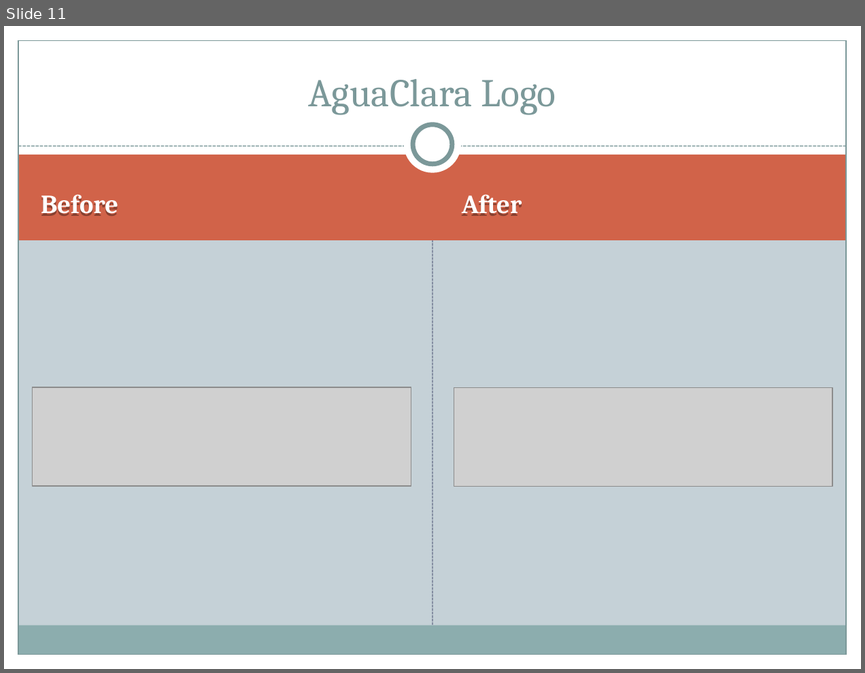
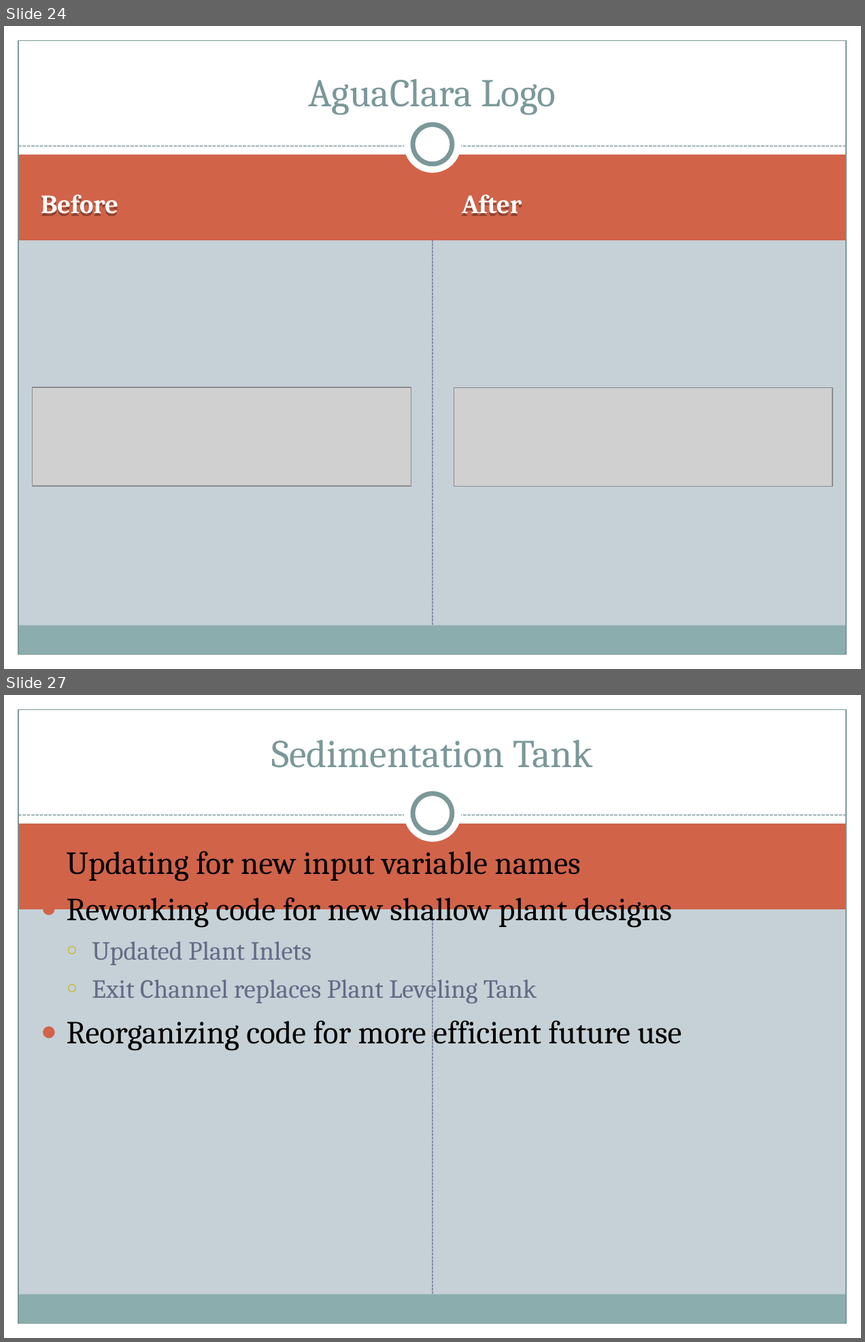
Before and after one commit to AguaClara/mathcad, a slide deck: Automated Design/AutoCAD Help (Documentation)/Automated Design.ppt. Shown one above the other, each under a label of ours: slide 11 before the commit, slides 24 and 27 after it; the slides between them are not shown. The pictures are 865x673 and 865x1342 pixels, drawn with LibreOffice and Linux fonts; fonts in the diff are those of the drawing; grey boxes stand for pictures. Boxes give left, top, right and bottom in pixels: in the first picture for what was removed or moved away, otherwise in the second. Text is boxed around its words. In the diff, an @@ line names an element or a change of style, - is before the commit and + after.

```diff
--- a/Automated Design/AutoCAD Help (Documentation)/Automated Design.ppt
+++ b/Automated Design/AutoCAD Help (Documentation)/Automated Design.ppt
@@ slide 27 added at <box>4,695,861,1338</box>, background #C5D1D7; not listed: 11 template elements that a slide beside it also shows @@
@@ title added at <box>271,740,593,768</box>, 33 pt, text #7B9899 @@
+Sedimentation Tank
@@ text added at <box>67,851,681,1049</box>, 27 pt, text #000000 @@
+● Updating for new input variable names
+● Reworking code for new shallow plant designs
+  ○ Updated Plant Inlets
+  ○ Exit Channel replaces Plant Leveling Tank
+● Reorganizing code for more efficient future use
@@ what was slide 11 is now slide 24 @@
```
Also in this commit, not shown: 2 slides changed, 22 other slides added, 1 other file.
